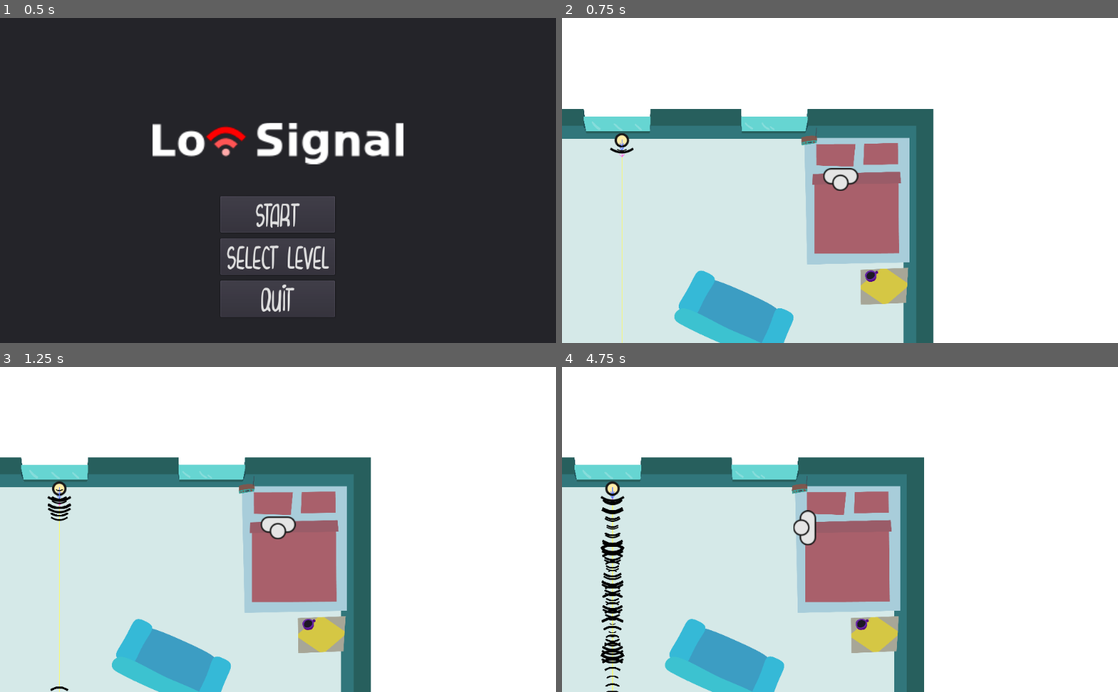
Above: before the commit, frames 1-4 (two rows, left to right).
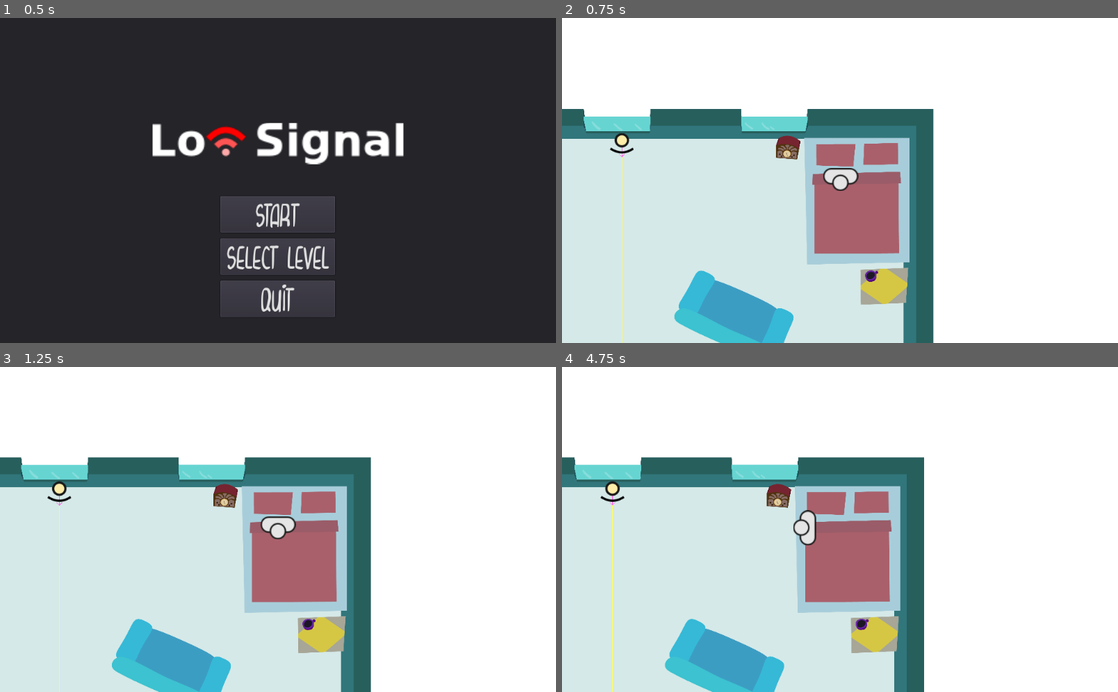
Above: after the commit, the same moments.

Repository: gingergenius/Spotify1962
Game: Godot game, scene res://scenes/main_menu.tscn
Same seed, same stepped clock (60 frames per second), same inputs: the game is played once before the commit and once after it.
Inputs (mouse positions are in pixels of both pictures, inside the frame that each line leads up to):
- Up to frame 1 (0.5 s): no input
- Up to frame 2 (0.75 s): click "start" at 0.5 s
- Up to frame 3 (1.25 s): no input
- Up to frame 4 (4.75 s): move the mouse to (962, 513) at 1.27 s; hold D (player_right) 1.28-2 s; hold Space (player_pull) 1.28-2 s; click (962, 513) at 1.42 s; drag from (728, 545) to (812, 594) at 2.02 s; move the mouse to (895, 458) at 2.77 s; hold D (player_right) 2.78-3.5 s; hold Space (player_pull) 2.78-3.5 s; click (895, 458) at 2.92 s; drag from (812, 594) to (673, 480) at 3.52 s; move the mouse to (1006, 578) at 4.27 s; hold A (player_left) from 4.28 s (still down); hold Space (player_pull) from 4.28 s (still down); click (1006, 578) at 4.42 s

Frame 1 is identical in both runs. In frame 2, 0.4% of the frame differs, in the area x 9-46%, y 35-44%; in frame 3, 0.6%; in frame 4, 1.5%, in the area x 6-45%, y 33-100%.
Error after the commit: Invalid set index 'max_length' (on base: 'Node2D (Transmission.gd)') with value of type 'int'. (res://RayCast.gd:132)

Commit message:
Added simple win condition handling

Diff:
--- a/RayCast.gd
+++ b/RayCast.gd
@@ -13,7 +13,8 @@
 var goal_position
 
 export var transmission_points = PoolVector2Array()
-export var max_num_iter = 30
+export var max_num_rays = 30
+export var max_transmission_length = 1000
 export var ray_length = 10000.0
 
 func updateLinePoints(line, points):
@@ -110,7 +111,7 @@
 	transmission_objects = {}
 	var points = PoolVector2Array()
 	points.push_back(origin)
-	points = cast_ray(origin, target, points, 0, max_num_iter)
+	points = cast_ray(origin, target, points, 0, max_num_rays)
 
 	if transmission_points.size() != points.size():
 		transmission_has_changed = true
@@ -128,6 +129,7 @@
 	if transmission_has_changed:
 		var transmission = get_node("Transmission")
 		transmission.points = transmission_points
+		transmission.max_length = max_transmission_length
 		transmission.reset_transmission = true
 
 		# check which objects are no more in the transmission
--- a/objects/Caster.tscn
+++ b/objects/Caster.tscn
@@ -9,7 +9,8 @@
 script = ExtResource( 1 )
 _sections_unfolded = [ "Transform" ]
 transmission_points = PoolVector2Array(  )
-max_num_iter = 30
+max_num_rays = 30
+max_transmission_length = 1000
 ray_length = 10000.0
 
 [node name="Line" type="Line2D" parent="." index="0"]
--- a/objects/TransmissionRay.tscn
+++ b/objects/TransmissionRay.tscn
@@ -43,7 +43,7 @@
 anim_offset = 0.0
 anim_offset_random = 0.0
 anim_loop = false
-_sections_unfolded = [ "Angular Velocity", "Emission Shape", "Flags", "Gravity", "Hue Variation", "Initial Velocity", "Linear Accel", "Orbit Velocity", "Radial Accel", "Scale", "Spread", "Trail" ]
+_sections_unfolded = [ "Angular Velocity", "Color", "Emission Shape", "Flags", "Gravity", "Hue Variation", "Initial Velocity", "Linear Accel", "Orbit Velocity", "Radial Accel", "Scale", "Spread", "Trail" ]
 
 [node name="TransmissionRay" type="Node2D"]
 
--- a/scenes/levels/00_intro.tscn
+++ b/scenes/levels/00_intro.tscn
@@ -9,12 +9,13 @@
 [ext_resource path="res://images/Fenster_oben_rechts.png" type="Texture" id=7]
 [ext_resource path="res://images/Türe.png" type="Texture" id=8]
 [ext_resource path="res://images/Doppelbett.png" type="Texture" id=9]
-[ext_resource path="res://images/Radio_2.png" type="Texture" id=10]
-[ext_resource path="res://objects/furniture/couch.tscn" type="PackedScene" id=11]
-[ext_resource path="res://objects/furniture/table_small.tscn" type="PackedScene" id=12]
-[ext_resource path="res://images/Tasse_1.png" type="Texture" id=13]
-[ext_resource path="res://player.tscn" type="PackedScene" id=14]
-[ext_resource path="res://objects/Caster.tscn" type="PackedScene" id=15]
+[ext_resource path="res://objects/furniture/couch.tscn" type="PackedScene" id=10]
+[ext_resource path="res://objects/furniture/table_small.tscn" type="PackedScene" id=11]
+[ext_resource path="res://images/Tasse_1.png" type="Texture" id=12]
+[ext_resource path="res://player.tscn" type="PackedScene" id=13]
+[ext_resource path="res://objects/Caster.tscn" type="PackedScene" id=14]
+[ext_resource path="res://objects/Radio.tscn" type="PackedScene" id=15]
+[ext_resource path="res://scripts/LevelState.gd" type="Script" id=16]
 
 [sub_resource type="RectangleShape2D" id=1]
 
@@ -48,6 +49,8 @@
 color = Color( 1, 1, 1, 1 )
 
 [node name="rooms" type="Node2D" parent="." index="1"]
+
+editor/display_folded = true
 
 [node name="room" type="Node2D" parent="rooms" index="0"]
 
@@ -401,6 +404,8 @@
 
 [node name="decorations" type="Node2D" parent="." index="2"]
 
+editor/display_folded = true
+
 [node name="Doppelbett" type="Sprite" parent="decorations" index="0"]
 
 position = Vector2( 2945.83, 681.717 )
@@ -421,34 +426,46 @@
 
 shape = SubResource( 2 )
 
-[node name="Radio_2" type="Sprite" parent="decorations" index="1"]
-
-position = Vector2( 2592.96, 203.422 )
-texture = ExtResource( 10 )
-
 [node name="furniture" type="Node2D" parent="." index="3"]
 
-[node name="couch" parent="furniture" index="0" instance=ExtResource( 11 )]
+editor/display_folded = true
+
+[node name="couch" parent="furniture" index="0" instance=ExtResource( 10 )]
 
 position = Vector2( 2043.33, 1543.58 )
 rotation = -2.69609
 
-[node name="table_small" parent="furniture" index="1" instance=ExtResource( 12 )]
+[node name="table_small" parent="furniture" index="1" instance=ExtResource( 11 )]
 
 position = Vector2( 3160, 1310 )
 
 [node name="Tasse_1" type="Sprite" parent="furniture/table_small" index="2"]
 
 position = Vector2( -93.4185, -75.2786 )
-texture = ExtResource( 13 )
-
-[node name="player" parent="." index="4" instance=ExtResource( 14 )]
+texture = ExtResource( 12 )
+
+[node name="player" parent="." index="4" instance=ExtResource( 13 )]
 
 position = Vector2( 2825.76, 521.59 )
 rotation = 1.5708
-SNEAK_SPEED = 300
-
-[node name="Caster" parent="." index="5" instance=ExtResource( 15 )]
+
+[node name="Caster" parent="." index="5" instance=ExtResource( 14 )]
 
 position = Vector2( 1213.56, 253.914 )
 rotation = 1.5708
+max_num_rays = 2
+max_transmission_length = 5000
+
+[node name="Radio" parent="." index="6" instance=ExtResource( 15 )]
+
+position = Vector2( 2433.98, 286.135 )
+rotation = 0.163663
+
+[node name="LevelState" type="Node2D" parent="." index="7"]
+
+script = ExtResource( 16 )
+num_transmission_sinks = 1
+
+[connection signal="transmission_started" from="Radio" to="LevelState" method="_on_Radio_transmission_started"]
+
+[connection signal="transmission_stopped" from="Radio" to="LevelState" method="_on_Radio_transmission_stopped"]
--- /dev/null
+++ b/scenes/win_menu.tscn
@@ -0,0 +1,68 @@
+[gd_scene load_steps=2 format=2]
+
+[ext_resource path="res://resources/fonts/Curvy Thins.tres" type="DynamicFont" id=1]
+
+[node name="Panel" type="Panel"]
+
+anchor_left = 0.0
+anchor_top = 0.0
+anchor_right = 0.0
+anchor_bottom = 0.0
+margin_right = 2000.0
+margin_bottom = 2000.0
+rect_pivot_offset = Vector2( 0, 0 )
+mouse_filter = 0
+mouse_default_cursor_shape = 0
+size_flags_horizontal = 1
+size_flags_vertical = 1
+_sections_unfolded = [ "Rect" ]
+
+[node name="Label" type="Label" parent="." index="0"]
+
+anchor_left = 0.0
+anchor_top = 0.0
+anchor_right = 0.0
+anchor_bottom = 0.0
+margin_left = 465.0
+margin_top = 251.0
+margin_right = 521.0
+margin_bottom = 265.0
+rect_pivot_offset = Vector2( 0, 0 )
+mouse_filter = 2
+mouse_default_cursor_shape = 0
+size_flags_horizontal = 1
+size_flags_vertical = 4
+custom_fonts/font = ExtResource( 1 )
+text = "You Win!"
+align = 1
+valign = 1
+percent_visible = 1.0
+lines_skipped = 0
+max_lines_visible = -1
+_sections_unfolded = [ "custom_fonts" ]
+
+[node name="Button" type="Button" parent="." index="1"]
+
+anchor_left = 0.0
+anchor_top = 0.0
+anchor_right = 0.0
+anchor_bottom = 0.0
+margin_left = 464.0
+margin_top = 370.0
+margin_right = 614.0
+margin_bottom = 429.0
+rect_pivot_offset = Vector2( 0, 0 )
+focus_mode = 2
+mouse_filter = 0
+mouse_default_cursor_shape = 0
+size_flags_horizontal = 1
+size_flags_vertical = 1
+custom_fonts/font = ExtResource( 1 )
+toggle_mode = false
+enabled_focus_mode = 2
+shortcut = null
+group = null
+text = "Continue"
+flat = false
+align = 1
+_sections_unfolded = [ "custom_fonts" ]
--- /dev/null
+++ b/scripts/LevelState.gd
@@ -0,0 +1,26 @@
+extends Node2D
+
+export var num_transmission_sinks = 1
+var num_active_transmissions = 0
+
+func _ready():
+	pass
+
+func _process(delta):
+	pass
+
+func _on_Radio_transmission_started():
+	num_active_transmissions = num_active_transmissions + 1
+	print ("Level State: transmission started. active count: ", num_active_transmissions)
+
+	if num_active_transmissions == num_transmission_sinks:
+		get_tree().change_scene("res://scenes/win_menu.tscn")
+
+	pass # replace with function body
+
+
+func _on_Radio_transmission_stopped():
+	num_active_transmissions = num_active_transmissions - 1
+	print ("Level State: transmission stopped. active count: ", num_active_transmissions)
+
+	pass # replace with function body
--- a/scripts/Radio.gd
+++ b/scripts/Radio.gd
@@ -4,20 +4,32 @@
 # var a = 2
 # var b = "textvar"
 
+signal transmission_started
+signal transmission_stopped
+
 var isTransmissionSink = true
 
 func _ready():
 	# Called every time the node is added to the scene.
 	# Initialization here
+
+
+	if get_node("../LevelState"):
+		var level_state = get_node("../LevelState")
+		connect ("transmission_started", level_state, "onTransmissionStarted")
+		connect ("transmission_stopped", level_state, "onTransmissionStopped")
+
 	pass
-
-func onTransmissionStart():
-	print ("Transmission starting")
-
-func onTransmissionStop():
-	print ("Transmission stopping")
 
 #func _process(delta):
 #	# Called every frame. Delta is time since last frame.
 #	# Update game logic here.
 #	pass
+#
+func onTransmissionStart():
+	print ("Transmission starting")
+	emit_signal ("transmission_started")
+
+func onTransmissionStop():
+	print ("Transmission stopping")
+	emit_signal ("transmission_stopped")
Not shown: 1 places in scenes/levels/00_intro.tscn that only renumber resources
